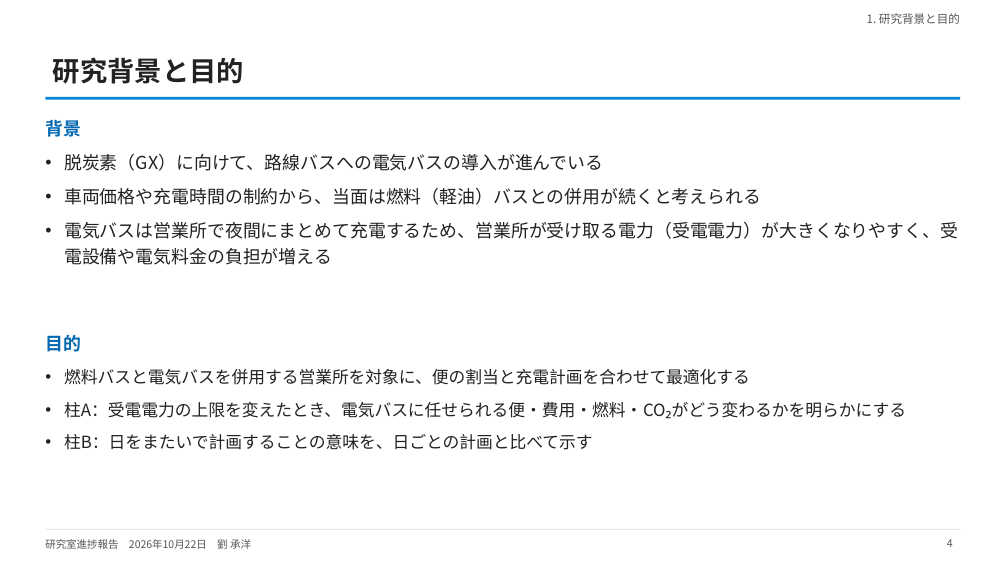
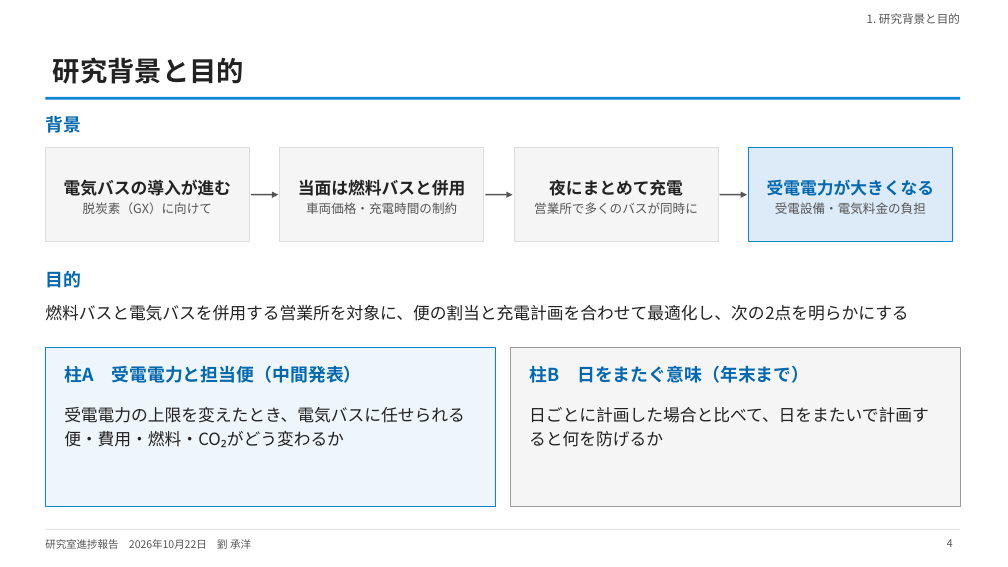
Before and after one commit to CYLIU2003/master-course, a slide deck: slide 4 of outcome/2026-10-22_lab_progress/lab_progress_20261022.pptx. Drawn at 1008x567 pixels with LibreOffice and Linux fonts; fonts in the diff are those of the drawing. Boxes give left, top, right and bottom in pixels: in the first picture for what was removed or moved away, otherwise in the second. Text is boxed around its words. In the diff, an @@ line names an element or a change of style, - is before the commit and + after.

```diff
--- a/outcome/2026-10-22_lab_progress/lab_progress_20261022.pptx
+++ b/outcome/2026-10-22_lab_progress/lab_progress_20261022.pptx
@@ text "背景" moved from (x1=45, y1=119, x2=81, y2=137) to (x1=45, y1=115, x2=81, y2=133) @@
@@ rectangle added at (x1=45, y1=147, x2=250, y2=242), fill #F5F5F5, outline #DDDDDD 1 pt @@
@@ rectangle added at (x1=280, y1=147, x2=484, y2=242), fill #F5F5F5, outline #DDDDDD 1 pt @@
@@ rectangle added at (x1=514, y1=147, x2=718, y2=242), fill #F5F5F5, outline #DDDDDD 1 pt @@
@@ rectangle added at (x1=749, y1=147, x2=953, y2=242), fill #DCEBF7, outline #0485D7 1 pt @@
@@ text removed at (x1=64, y1=154, x2=958, y2=265) @@
-• 脱炭素（GX）に向けて、路線バスへの電気バスの導入が進んでいる
-• 車両価格や充電時間の制約から、当面は燃料（軽油）バスとの併用が続くと考えられる
-• 電気バスは営業所で夜間にまとめて充電するため、営業所が受け取る電力（受電電力）が大きくなりやすく、受電設備や電気料金の負担が増える
@@ text added at (x1=64, y1=179, x2=231, y2=214), 12 pt, text #555555 @@
+電気バスの導入が進む
+脱炭素（GX）に向けて
@@ text added at (x1=298, y1=179, x2=465, y2=214), 12 pt, text #555555 @@
+当面は燃料バスと併用
+車両価格・充電時間の制約
@@ text added at (x1=534, y1=179, x2=698, y2=214), 12 pt, text #555555 @@
+夜にまとめて充電
+営業所で多くのバスが同時に
@@ text added at (x1=767, y1=179, x2=934, y2=214), 12 pt, text #555555 @@
+受電電力が大きくなる
+受電設備・電気料金の負担
@@ arrow added from (251, 195) to (278, 195), #555555 1.5 pt @@
@@ arrow added from (485, 195) to (513, 195), #555555 1.5 pt @@
@@ arrow added from (720, 195) to (747, 195), #555555 1.5 pt @@
@@ text "目的" moved from (x1=45, y1=335, x2=81, y2=352) to (x1=45, y1=271, x2=81, y2=288) @@
@@ text at (x1=45, y1=305, x2=908, y2=321): text changed @@
-• 燃料バスと電気バスを併用する営業所を対象に、便の割当と充電計画を合わせて最適化する
-• 柱A：受電電力の上限を変えたとき、電気バスに任せられる便・費用・燃料・CO₂がどう変わるかを明らかにする
-• 柱B：日をまたいで計画することの意味を、日ごとの計画と比べて示す
+燃料バスと電気バスを併用する営業所を対象に、便の割当と充電計画を合わせて最適化し、次の2点を明らかにする
@@ rectangle added at (x1=45, y1=348, x2=495, y2=507), fill #EEF5FB, outline #0485D7 1 pt @@
@@ rectangle added at (x1=510, y1=348, x2=960, y2=507), fill #F5F5F5, outline #9A9A9A 1 pt @@
@@ text added at (x1=64, y1=365, x2=361, y2=383), 17 pt, text #0268B0, bold @@
+柱A 受電電力と担当便（中間発表）
@@ text added at (x1=529, y1=365, x2=809, y2=383), 17 pt, text #0268B0, bold @@
+柱B 日をまたぐ意味（年末まで）
@@ text added at (x1=64, y1=407, x2=465, y2=447), 16 pt, text #222222 @@
+受電電力の上限を変えたとき、電気バスに任せられる便・費用・燃料・CO₂がどう変わるか
@@ text added at (x1=529, y1=407, x2=929, y2=447), 16 pt, text #222222 @@
+日ごとに計画した場合と比べて、日をまたいで計画すると何を防げるか
```
Also in this commit, not shown: 9 other slides changed, 1 other file.
